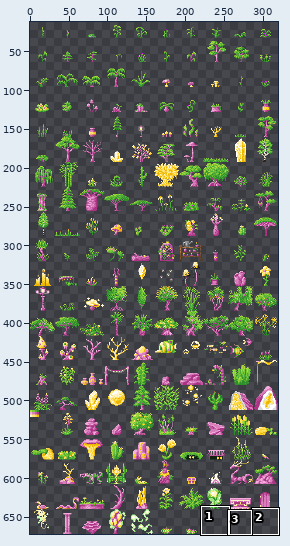
Two versions of one sprite sheet, images/all_foliage.png. The first picture is a wide view before the edit; the outline marks the close-up.
Close-up. The starting point:
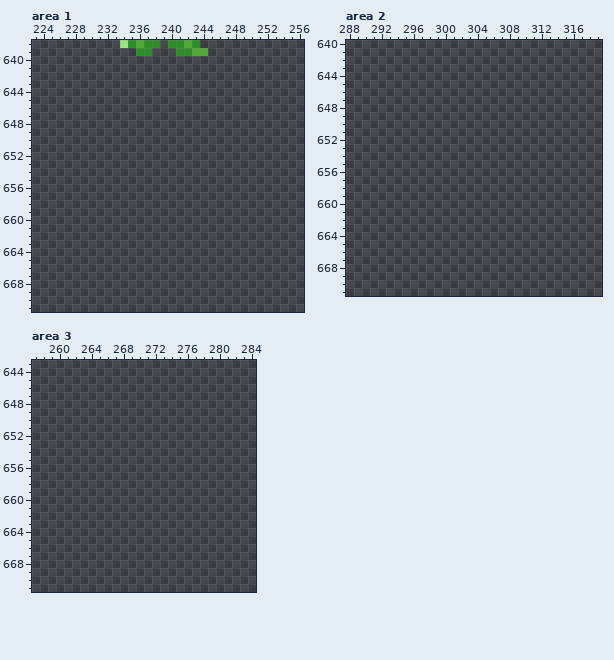
The file is 320x672 pixels. Pixels under 10% opacity are left out. Colours within 5 levels of each other are drawn and written as one. Shown: area 1: x 223..256, y 638..671; area 2: x 288..319, y 640..671; area 3: x 257..284, y 643..671. The wide view leaves out empty margins.
After the commit:
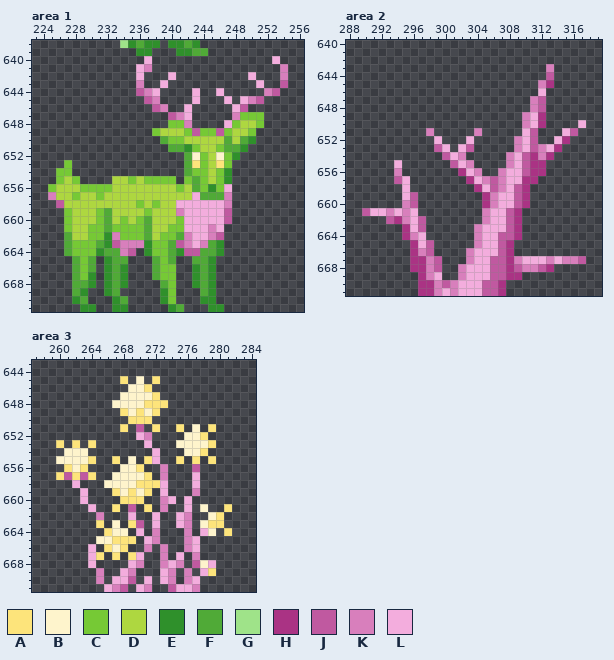
Palette (. is transparent): A #fde47b  B #fef4cc  C #76c935  D #aed740  E #2f902b  F #50aa37  G #9fe389  H #aa3384  J #c059a0  K #d87fbc  L #f3addd
Changes in this commit:
Area 1:
y 640: x 237 . -> L; x 253 . -> L
y 641: x 236..237 .. -> LK; x 254 . -> K
y 642: x 236 . -> L; x 240 . -> L; x 250 . -> L; x 254 . -> K
y 643: x 236 . -> K; x 239 . -> L; x 251 . -> L; x 254 . -> J
y 644: x 236..238 ... -> JKL; x 243 . -> L; x 246 . -> L; x 252..253 .. -> KJ
y 645: x 237..238 .. -> JK; x 243 . -> L; x 247 . -> L; x 249..251 ... -> LKJ
y 646: x 238..239 .. -> JK; x 242 . -> L; x 248..249 .. -> LJ
y 647: x 240..242 ... -> JKL; x 248..251 .... -> KCCC
y 648: x 240..242 ... -> CCK; x 247..251 ..... -> LCDDC
y 649: x 238..250 ............. -> CDDDCJCCJCDDC
y 650: x 239..250 ............ -> FCCDDDDDFDFE
y 651: x 240..249 .......... -> FFECDDCFFE
y 652: x 242..248 ....... -> FBCDBCE
y 653: x 227 . -> C; x 242..247 ...... -> FACDAC
y 654: x 226..227 .. -> CC; x 242..247 ...... -> FCCDCE
y 655: x 226..228 ... -> CDC; x 233..240 ........ -> DDCDCCCC; x 242..247 ...... -> CFCDCE
y 656: x 225..247 ....................... -> CDDDCCCCDDDDDDDDCDFCECL
y 657: x 225..247 ....................... -> KDDCDDCDDDDDDDDDDDLFFFK
y 658: x 226..247 ...................... -> JDDDDDDDDDCDCDDLLLLLLK
y 659: x 227..247 ..................... -> CDDDCFDDDDCDDDKLLLLLJ
y 660: x 227..247 ..................... -> CDDDCFDCDCFDDDCLLLLLJ
y 661: x 227..246 .................... -> CDDCCFCCCCFDDCCLLLKL
y 662: x 227..246 .................... -> FDDCCEKCCCFDCCFKLLKJ
y 663: x 227..246 .................... -> FCCCFEJKKKECCFJKLKFE
y 664: x 227..235 ......... -> FCCCEFFKJ; x 237..246 .......... -> ECCFEJJFFE
y 665: x 228..230 ... -> FCF; x 232..234 ... -> EFF; x 238..240 ... -> FCF; x 243..245 ... -> FFE
y 666: x 228..230 ... -> FCF; x 232..234 ... -> EFE; x 238..240 ... -> FCC; x 243..245 ... -> EFE
y 667: x 228..230 ... -> FCE; x 232..234 ... -> EFE; x 238..240 ... -> FCC; x 243..245 ... -> EFE
y 668: x 228..230 ... -> FFE; x 232..234 ... -> EFE; x 239..240 .. -> FC; x 243..245 ... -> EFE
y 669: x 228..229 .. -> FE; x 232..233 .. -> EF; x 239..240 .. -> EC; x 244..245 .. -> FE
y 670: x 228..229 .. -> EF; x 233..234 .. -> EF; x 239..240 .. -> EC; x 244..245 .. -> EE
y 671: x 229..230 .. -> EE; x 233..234 .. -> EE; x 240..241 .. -> EF; x 245..246 .. -> EE
Area 2:
y 643: x 313 . -> K
y 644: x 313 . -> J
y 645: x 312..313 .. -> KH
y 646: x 312 . -> L
y 647..648: x 311..312 .. -> KJ
y 649: x 310..312 ... -> KLH
y 650: x 310..312 ... -> KLH; x 317 . -> L
y 651: x 298 . -> K; x 304 . -> K; x 310..311 .. -> LJ; x 315..316 .. -> LJ
y 652: x 299 . -> L; x 303 . -> L; x 309..311 ... -> KLJ; x 314..315 .. -> LH
y 653: x 299..300 .. -> JL; x 302..303 .. -> LJ; x 309..314 ...... -> KLJKLH
y 654: x 300..302 ... -> JLK; x 308..313 ...... -> KLJHKH
y 655: x 294 . -> L; x 301..303 ... -> JLK; x 308..312 ..... -> KLJHH
y 656: x 294 . -> K; x 302..304 ... -> HLK; x 307..312 ...... -> KLLJHH
y 657: x 294..295 .. -> JL; x 303..311 ......... -> HLKJKLLHH
y 658: x 295 . -> L; x 304..310 ....... -> HLJKLJH
y 659: x 295..296 .. -> LJ; x 305..310 ...... -> HKLLJH
y 660: x 295..296 .. -> KJ; x 305..310 ...... -> HKLLJH
y 661: x 290..296 ....... -> JLLKLKL; x 305..309 ..... -> KLLJH
y 662: x 293..297 ..... -> JHKLJ; x 305..309 ..... -> KLLJH
y 663: x 295..297 ... -> HLJ; x 304..309 ...... -> KLLLJH
y 664: x 295..297 ... -> HKL; x 304..309 ...... -> KLLJJH
y 665: x 296..298 ... -> HLJ; x 304..308 ..... -> KLLJH
y 666: x 296..298 ... -> HKJ; x 303..308 ...... -> KLLLJH
y 667: x 296..299 .... -> HHKJ; x 303..317 ............... -> KLLJJHKLLLKLKKJ
y 668: x 296..299 .... -> HHKJ; x 302..313 ............ -> KLLLJJHJKKJH
y 669: x 297..299 ... -> HKL; x 302..309 ........ -> KLLLJJHH
y 670: x 297..307 ........... -> HHKJKLLLJJH
y 671: x 297..307 ........... -> HHKLKLLLJJH
Area 3:
y 645: x 268 . -> A; x 270 . -> B; x 272 . -> A
y 646: x 269..271 ... -> BBA
y 647: x 268..272 ..... -> BBBBA
y 648: x 267..273 ....... -> BBBBAAA
y 649: x 268..272 ..... -> ABABA
y 650: x 269..271 ... -> AAA
y 651: x 268 . -> A; x 270 . -> J; x 272 . -> A; x 275 . -> A; x 277 . -> B; x 279 . -> A
y 652: x 270..271 .. -> LK; x 276..278 ... -> BBA
y 653: x 260 . -> A; x 262 . -> A; x 264 . -> A; x 271 . -> L; x 275..279 ..... -> BBBBA
y 654: x 261..263 ... -> BBB; x 272 . -> L; x 276..278 ... -> BBA
y 655: x 260..264 ..... -> BBBBA; x 267 . -> A; x 269 . -> B; x 271..272 .. -> AL; x 275 . -> A; x 277 . -> A; x 279 . -> A
y 656: x 261..263 ... -> ABA; x 268..270 ... -> BBA; x 273 . -> K; x 277 . -> J
y 657: x 260..264 ..... -> AJAJA; x 267..271 ..... -> BBBBA; x 273 . -> K; x 277 . -> L
y 658: x 262 . -> L; x 266..273 ........ -> BBBBAAAL; x 277 . -> L
y 659: x 263 . -> L; x 267..271 ..... -> ABABA; x 273 . -> L; x 277 . -> K
y 660: x 263 . -> L; x 268..270 ... -> AAA; x 273..274 .. -> KL; x 276 . -> L
y 661: x 264 . -> L; x 267 . -> A; x 269 . -> J; x 271 . -> A; x 273 . -> K; x 276 . -> L; x 278 . -> B; x 281 . -> A
y 662: x 265 . -> K; x 269 . -> L; x 272 . -> L; x 275..276 .. -> LK; x 279..280 .. -> BA
y 663: x 265 . -> A; x 267 . -> B; x 269..270 .. -> AJ; x 272 . -> L; x 275..276 .. -> LK; x 278..280 ... -> BAA
y 664: x 266..268 ... -> ABB; x 270 . -> L; x 272 . -> K; x 276 . -> K; x 278..279 .. -> LB; x 281 . -> A
y 665: x 265..269 ..... -> BBAAA; x 271..272 .. -> LK; x 276..277 .. -> KL
y 666: x 264 . -> L; x 266..268 ... -> ABA; x 271 . -> K; x 273 . -> K; x 276..277 .. -> KL
y 667: x 264..265 .. -> LA; x 267 . -> A; x 269..270 .. -> AL; x 273 . -> K; x 275 . -> L; x 277 . -> K
y 668: x 264 . -> L; x 269..270 .. -> LK; x 273..275 ... -> KLK; x 277..279 ... -> JBL
y 669: x 265 . -> K; x 268..269 .. -> LK; x 273..274 .. -> LK; x 276 . -> K; x 278..279 .. -> LA
y 670: x 265 . -> K; x 267..269 ... -> LLJ; x 271 . -> L; x 273..274 .. -> LK; x 276..277 .. -> KL
y 671: x 266..268 ... -> LKJ; x 270..271 .. -> LK; x 274..277 .... -> JLLK
